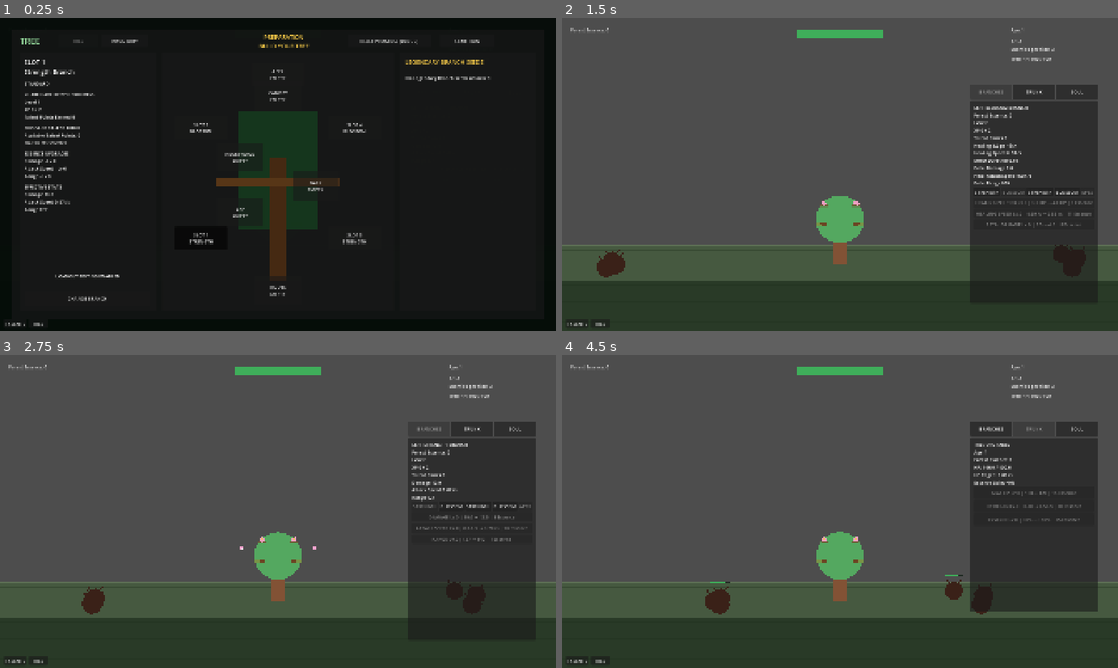
Above: before the commit, frames 1-4 (two rows, left to right).
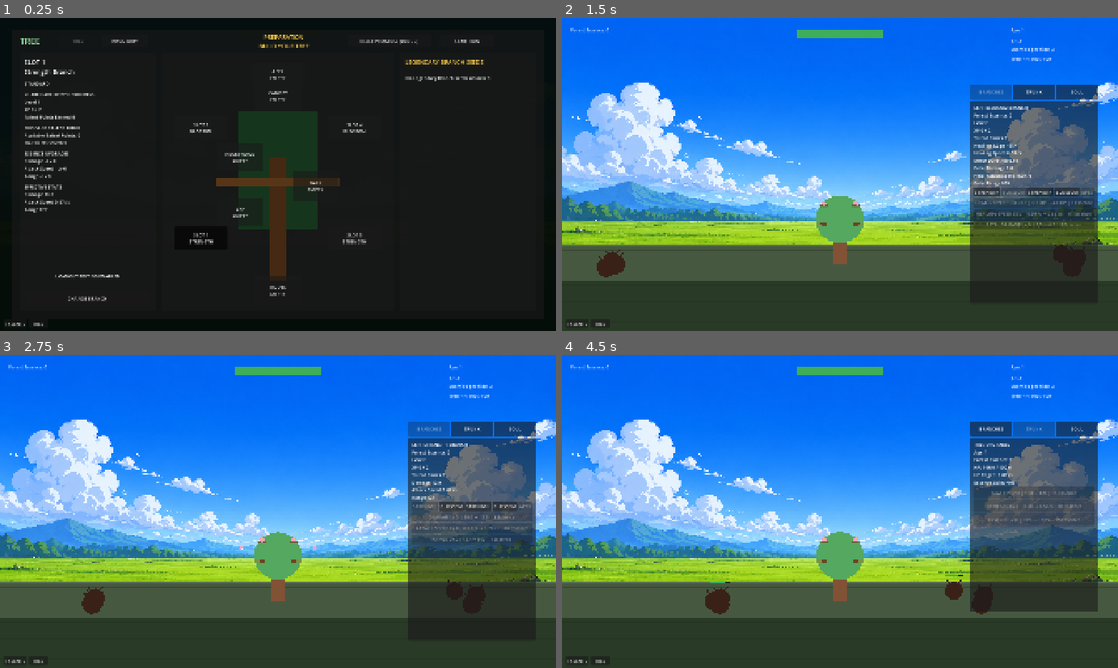
Above: after the commit, the same moments.

Repository: Triggggie/tree-guardian
Game: Godot game, scene res://scenes/main_world.tscn
Same seed, same stepped clock (60 frames per second), same inputs: the game is played once before the commit and once after it.
Inputs:
- Up to frame 1 (0.25 s): no input
- Up to frame 2 (1.5 s): click "START RUN" at 0.5 s; click "BLOSSOM" at 1.25 s
- Up to frame 3 (2.75 s): click "STRENGTH" at 2 s
- Up to frame 4 (4.5 s): click "STRENGTH" at 2.75 s; click "BLOSSOM" at 3.5 s; click "TRUNK" at 4.25 s

The runs differ from the first frame. In frame 2, 70% of the frame differs, in the area x 0-100%, y 0-73%; in frame 3, 71%; in frame 4, 71%.

Commit message:
Add Guardian Grove stage background

Diff:
--- a/scenes/main_world.tscn
+++ b/scenes/main_world.tscn
@@ -24,6 +24,7 @@
 [ext_resource type="Script" uid="uid://crsyw0dxswihm" path="res://scripts/waves/wave_director.gd" id="21_wave_director"]
 [ext_resource type="Script" path="res://scripts/branch_seed_drop_notification.gd" id="23_seed_notification"]
 [ext_resource type="Script" uid="uid://bqwkwr8mivp1p" path="res://scripts/equipment_drop_notification.gd" id="24_equipment_notification"]
+[ext_resource type="Texture2D" path="res://resources/backgrounds/stage_1/guardian_grove_bg_v1.png" id="25_guardian_grove_background"]
 
 [sub_resource type="StyleBoxFlat" id="StyleBoxFlat_kdq54"]
 bg_color = Color(0.12156863, 0.16470589, 0.13333334, 1)
@@ -34,6 +35,12 @@
 [node name="MainWorld" type="Node2D" unique_id=487831534]
 
 [node name="Background" type="Node2D" parent="." unique_id=1838600355]
+
+[node name="GuardianGrove" type="Sprite2D" parent="Background"]
+texture_filter = 1
+position = Vector2(960, 540)
+scale = Vector2(1.148325, 1.148325)
+texture = ExtResource("25_guardian_grove_background")
 
 [node name="World" type="Node2D" parent="." unique_id=1290850012]
 
Binary file added: resources/backgrounds/stage_1/guardian_grove_bg_v1.png
Not shown, added: resources/backgrounds/stage_1/guardian_grove_bg_v1.png.import
